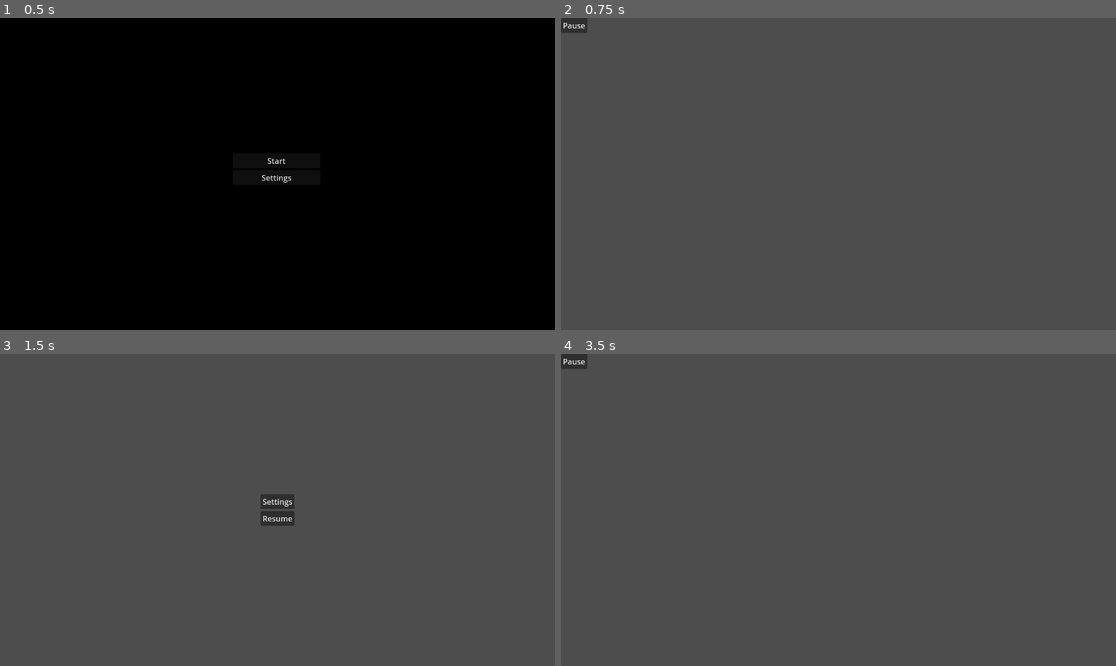
Above: before the commit, frames 1-4 (two rows, left to right).
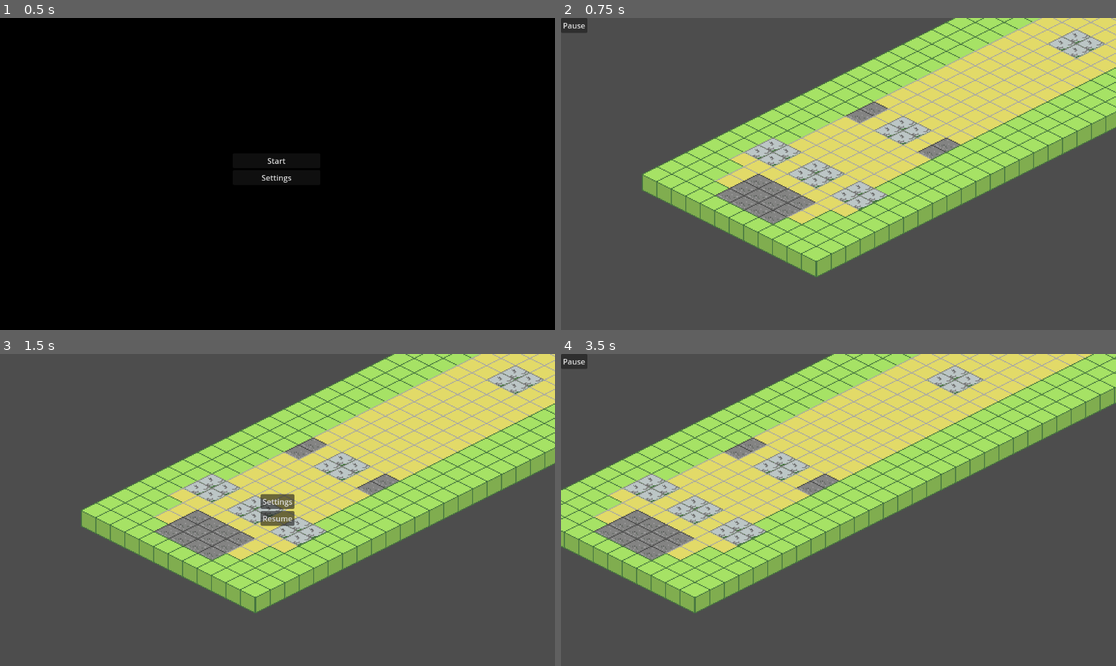
Above: after the commit, the same moments.

Repository: ShroomySquid/LudumDare56
Game: Godot game, scene res://scenes/start_screen.tscn
The game is run twice, just before and just after one commit, with the same random seed, the same clock (stepped at 60 frames per second) and the same inputs.
Inputs (mouse positions are in pixels of both pictures, inside the frame that each line leads up to):
- Up to frame 1 (0.5 s): no input
- Up to frame 2 (0.75 s): click "Start" at 0.5 s
- Up to frame 3 (1.5 s): click "Pause" at 1.25 s
- Up to frame 4 (3.5 s): click "Resume" at 2 s; tap Enter at 2.75 s; move the mouse to (960, 494) at 2.77 s; hold D (right) from 2.78 s (still down); click (960, 494) at 2.85 s; right-click (960, 494) at 3.05 s

Frame 1 is identical in both runs. In frame 2, 39% of the frame differs, in the area x 14-100%, y 0-84%; in frame 3, 39%; in frame 4, 44%, in the area x 0-100%, y 0-84%.
Error before the commit: Attempt to call function 'get_used_cells' in base 'null instance' on a null instance. (res://Scripts/game.gd:5)

Commit message:
Removed useless lines of code related to testing, added camera and zoom

Diff:
--- a/Scripts/game.gd
+++ b/Scripts/game.gd
@@ -1,8 +1,6 @@
 extends Node2D
 
 @onready var is_paused := false
-@onready var top_map := $TileMapLayer
-@onready var current_cells = top_map.get_used_cells()
 
 func _ready():
 	$CanvasLayer/MenuContainer.hide()
@@ -11,16 +9,6 @@
 func _process(_delta):
 	if Input.is_action_just_pressed("esc"):
 		pause_trigger()
-	if Input.is_action_just_pressed("LeftClick"):
-		var mouse_pos = top_map.local_to_map(get_global_mouse_position())
-		if not current_cells.has(mouse_pos):
-			current_cells.append(mouse_pos)
-			top_map.set_cell(mouse_pos, 1, Vector2i(2, 0), 0)
-	if Input.is_action_just_pressed("RightClick"):
-		var mouse_pos = top_map.local_to_map(get_global_mouse_position())
-		if current_cells.has(mouse_pos):
-			current_cells.erase(mouse_pos)
-			top_map.set_cell(mouse_pos, -1, Vector2i(2, 0), 0)
 
 func pause_trigger():
 	if (is_paused):
--- /dev/null
+++ b/Scripts/player_camera.gd
@@ -0,0 +1,25 @@
+extends Camera2D
+
+@onready var max_y_camera := 700
+@onready var min_y_camera := -100
+@onready var max_x_camera := 1000
+@onready var min_x_camera := -100
+
+func _ready():
+	pass # Replace with function body.a
+
+func _process(_delta):
+	var direction = Input.get_vector("left", "right", "up", "down")
+	if position.y > max_y_camera && direction.y > 0:
+		direction.y = 0
+	if position.y < min_y_camera && direction.y < 0:
+		direction.y = 0
+	if position.x > max_x_camera && direction.x > 0:
+		direction.x = 0
+	if position.x < min_x_camera && direction.x < 0:
+		direction.x = 0
+	position += (direction * 6) / zoom
+	if Input.is_action_just_pressed("WheelDown"):
+		zoom *= 1.1
+	if Input.is_action_just_pressed("WheelUp"):
+		zoom *= 0.9
--- a/project.godot
+++ b/project.godot
@@ -60,6 +60,16 @@
 , Object(InputEventKey,"resource_local_to_scene":false,"resource_name":"","device":-1,"window_id":0,"alt_pressed":false …(186 unchanged characters)…
 ]
 }
+WheelUp={
+"deadzone": 0.5,
+"events": [Object(InputEventMouseButton,"resource_local_to_scene":false,"resource_name":"","device":-1,"window_id":0,"alt_pressed":false,"shift_pressed":false,"ctrl_pressed":false,"meta_pressed":false,"button_mask":0,"position":Vector2(0, 0),"global_position":Vector2(0, 0),"factor":1.0,"button_index":4,"canceled":false,"pressed":false,"double_click":false,"script":null)
+]
+}
+WheelDown={
+"deadzone": 0.5,
+"events": [Object(InputEventMouseButton,"resource_local_to_scene":false,"resource_name":"","device":-1,"window_id":0,"alt_pressed":false,"shift_pressed":false,"ctrl_pressed":false,"meta_pressed":false,"button_mask":0,"position":Vector2(0, 0),"global_position":Vector2(0, 0),"factor":1.0,"button_index":5,"canceled":false,"pressed":false,"double_click":false,"script":null)
+]
+}
 
 [layer_names]
 
@@ -68,5 +78,6 @@
 
 [rendering]
 
+textures/canvas_textures/default_texture_filter=0
 renderer/rendering_method="gl_compatibility"
 renderer/rendering_method.mobile="gl_compatibility"
--- a/scenes/game.tscn
+++ b/scenes/game.tscn
@@ -1,13 +1,20 @@
-[gd_scene load_steps=3 format=3 uid="uid://cubm8ayprtkdv"]
+[gd_scene load_steps=5 format=3 uid="uid://cubm8ayprtkdv"]
 
 [ext_resource type="Script" path="res://Scripts/game.gd" id="1_6a6vw"]
 [ext_resource type="PackedScene" uid="uid://bwrhsav1b6hkf" path="res://scenes/settings.tscn" id="2_2jvls"]
+[ext_resource type="Script" path="res://Scripts/player_camera.gd" id="2_47ctw"]
+[ext_resource type="PackedScene" uid="uid://b7wxcfyqsfdki" path="res://single_lane.tscn" id="3_00exx"]
 
 [node name="Game" type="Node2D"]
 y_sort_enabled = true
 script = ExtResource("1_6a6vw")
 
 [node name="CanvasLayer" type="CanvasLayer" parent="."]
+
+[node name="PlayerCamera" type="Camera2D" parent="CanvasLayer"]
+position = Vector2(203, 517)
+zoom = Vector2(2, 2)
+script = ExtResource("2_47ctw")
 
 [node name="PauseBtn" type="Button" parent="CanvasLayer"]
 offset_right = 53.0
@@ -45,6 +52,8 @@
 offset_right = -399.0
 offset_bottom = -185.0
 
+[node name="SingleLane" parent="." instance=ExtResource("3_00exx")]
+
 [connection signal="pressed" from="CanvasLayer/PauseBtn" to="." method="_on_pause_btn_pressed"]
 [connection signal="pressed" from="CanvasLayer/MenuContainer/SettingBtn" to="." method="_on_setting_btn_pressed"]
 [connection signal="pressed" from="CanvasLayer/MenuContainer/ResumeBtn" to="." method="_on_resume_btn_pressed"]
